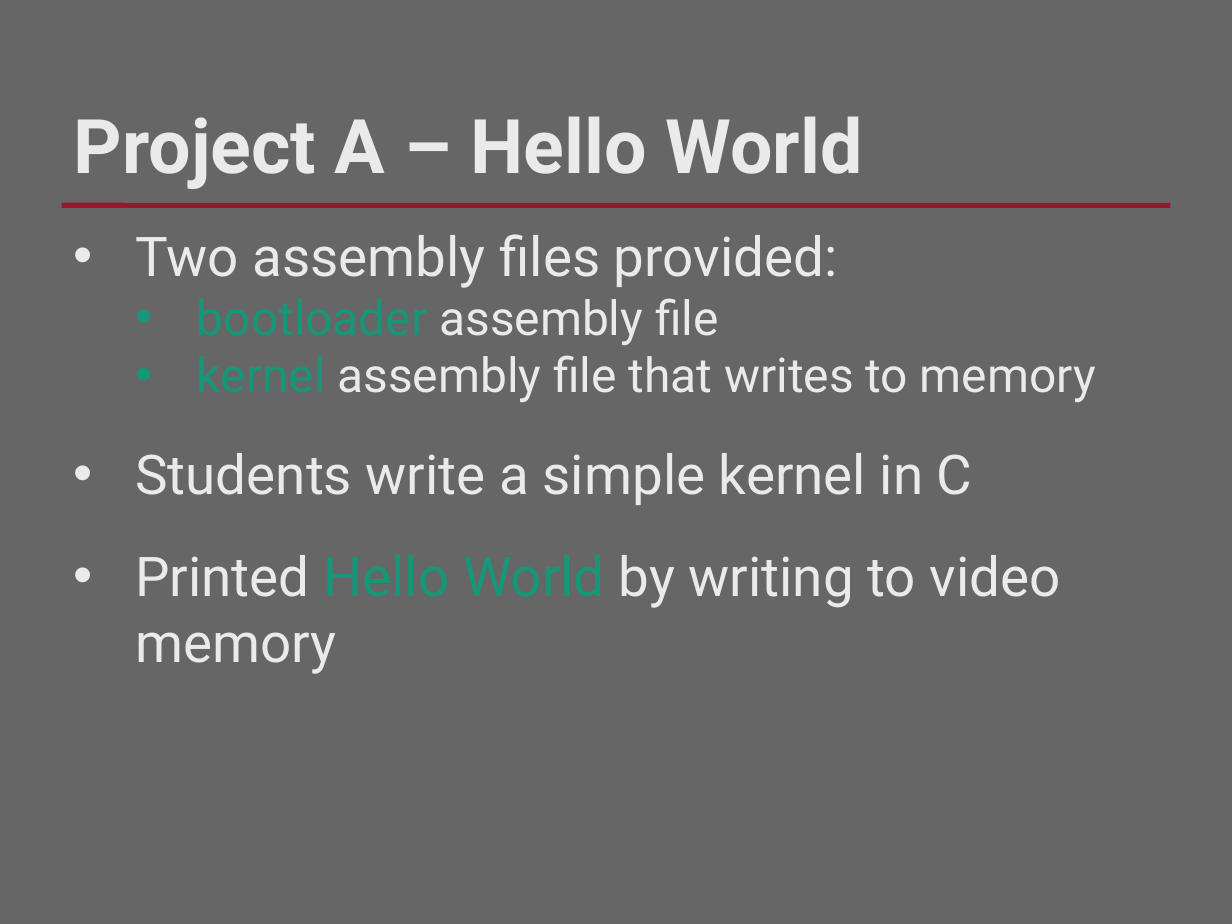
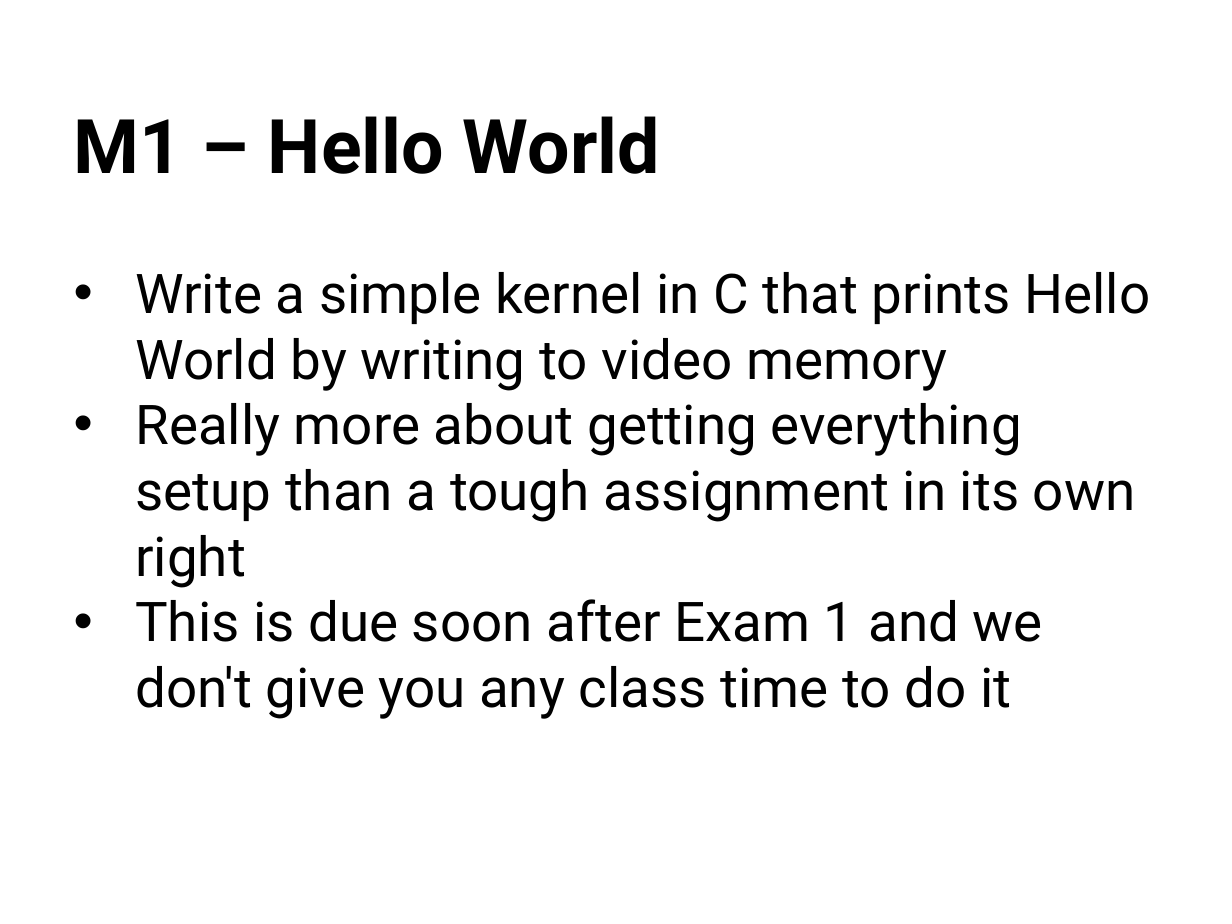
Before and after one commit to RHIT-CSSE/csse332, a slide deck: slide 12 of ClassMaterials/ProjectKickoff/ProjectKickoff.pptx (slide 13 before the commit). Drawn at 1232x924 pixels with LibreOffice and Linux fonts; fonts in the diff are those of the drawing; background and template pictures are left out. Boxes give left, top, right and bottom in pixels: in the first picture for what was removed or moved away, otherwise in the second. Text is boxed around its words. In the diff, an @@ line names an element or a change of style, - is before the commit and + after.

Commit message:
kickoff class materials

```diff
--- a/ClassMaterials/ProjectKickoff/ProjectKickoff.pptx
+++ b/ClassMaterials/ProjectKickoff/ProjectKickoff.pptx
@@ background #666666 to #FFFFFF @@
@@ text at <box>74,116,660,174</box>: text changed; text colour #EAEAEA to #000000 @@
-Project A – Hello World
+M1 – Hello World
@@ line removed from (62, 206) to (1170, 206) @@
@@ text at <box>135,272,1151,719</box>: text changed; text colour #EAEAEA to #000000 @@
-• Two assembly files provided:
-  • bootloader assembly file
-  • kernel assembly file that writes to memory
-• Students write a simple kernel in C
-• Printed Hello World by writing to video memory
+• Write a simple kernel in C that prints Hello World by writing to video memory
+• Really more about getting everything setup than a tough assignment in its own right
+• This is due soon after Exam 1 and we don't give you any class time to do it
```
Also in this commit, not shown: 13 other slides changed, 2 slides added, 4 slides removed, 1 other file.
